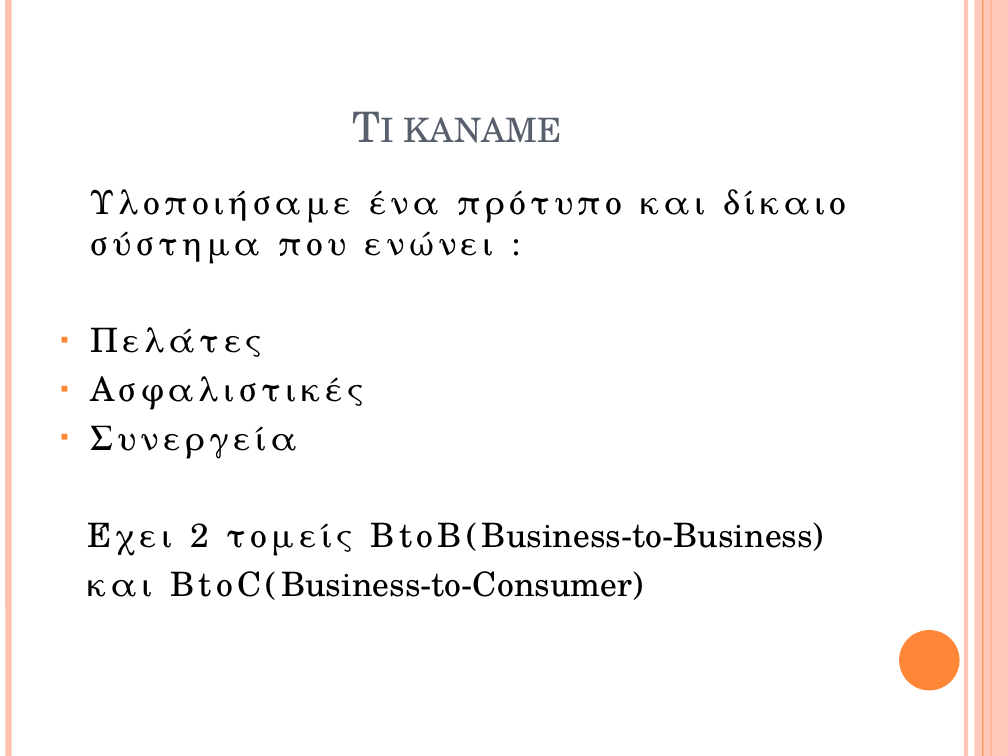
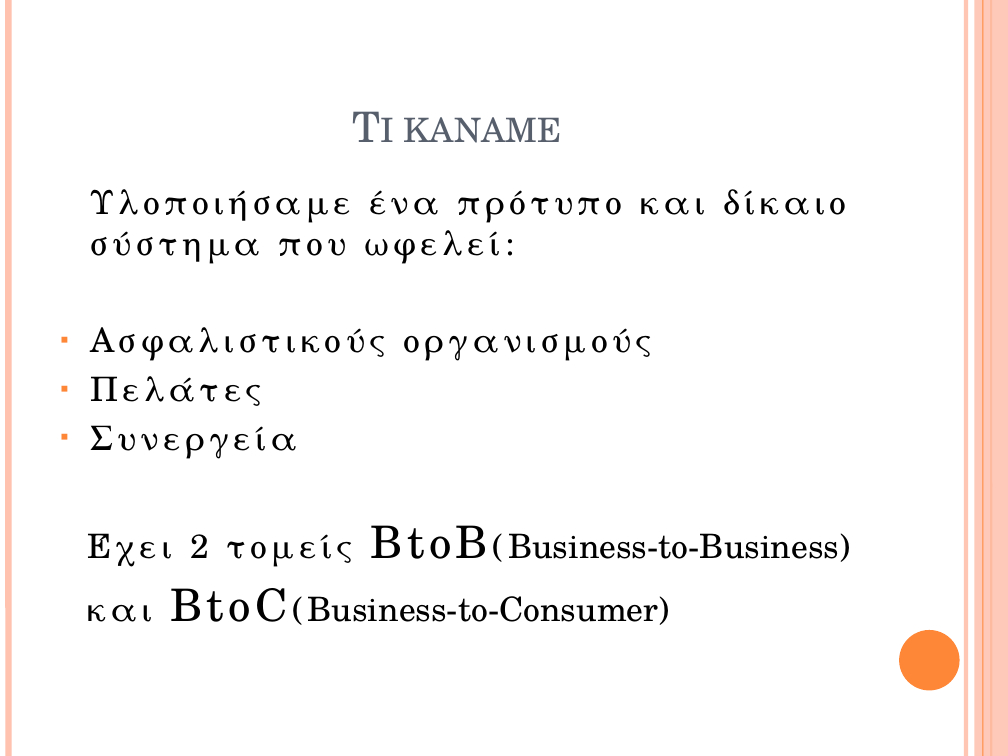
Before and after one commit to crowdhackathon-insurance/BROGRAMMERS, a slide deck: slide 3 of FINAL/CrowdHackathon/RepeirNow.pptx. Drawn at 1008x756 pixels with LibreOffice and Linux fonts; fonts in the diff are those of the drawing. Boxes give left, top, right and bottom in pixels: in the first picture for what was removed or moved away, otherwise in the second. Text is boxed around its words. In the diff, an @@ line names an element or a change of style, - is before the commit and + after.

```diff
--- a/FINAL/CrowdHackathon/RepeirNow.pptx
+++ b/FINAL/CrowdHackathon/RepeirNow.pptx
@@ text at box(91, 189, 846, 361): text changed @@
-Υλοποιήσαμε ένα πρότυπο και δίκαιο σύστημα που ενώνει :
+Υλοποιήσαμε ένα πρότυπο και δίκαιο σύστημα που ωφελεί:
+▪ Ασφαλιστικούς οργανισμούς
@@ text at box(91, 376, 364, 410): paragraph removed @@
-▪ Ασφαλιστικές
@@ text at box(170, 525, 850, 625): size 24 to 32 pt in "ΒtoB(Business-to-Business)", "BtoC(Business-to-Consumer)" @@
```
Also in this commit, not shown: 2 other slides changed.
